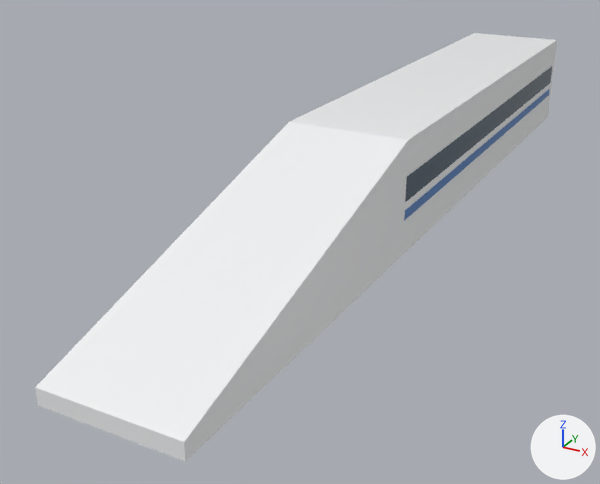
Two versions of the FBX model unity/Assets/Models/Vehicles/23/0_far.fbx, one commit apart.
Camera for both pictures: a 50 mm lens placed at (8.8, -21.5, 9.5), pointed at (-1.8, -2.1, -0.1). Lighting does not change. The marker at lower right points along +X, +Y and +Z. The older version comes first. Where no turn or scale is listed for an object, it has been applied to the vertices.

Objects in the first picture: '23_0_far'.
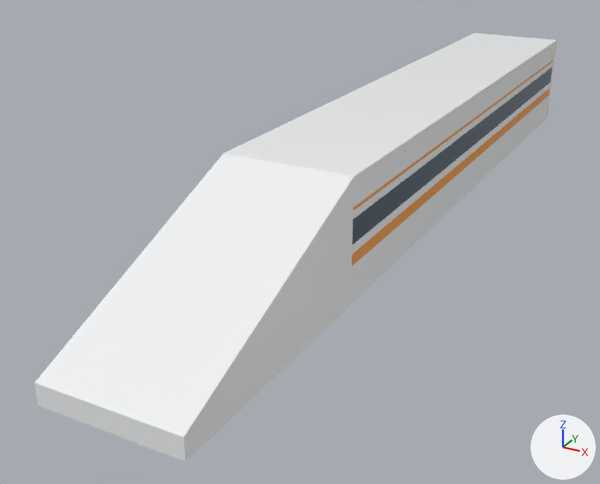
Scene script edits in JSON lines:
```json
{"op": "add", "block": "mat_prop_hsorange", "code": ["mat_prop_hsorange = principled_material('PROP_HsOrange')", "mat_prop_hsorange.base_color = (0.95, 0.33, 0.01)  # orange #f99b19", "mat_prop_hsorange.roughness = 0.3"]}
{"block": "me_23_0_far", "where": "# used by ob_23_0_far; location = (0.0, 0.0, 0.0)"}
{"block": "me_23_0_far", "where": "# verts and faces of me_23_0_far; kept vertices keep their numbers, new ones are numbered from 26"}
{"block": "me_23_0_far", "where": "# before: 3 (-1.7, -3.0, 3.7) at pixel (288, 121), 4 (-1.7, -12.5, 1.0) at pixel (35, 387), 8 (1.7, -3.0, 3.7) at pixel (408, 139), 9 (1.7, -12.5, 1.0) at pixel (184, 442), 10 (-1.7, -3.0, 2.0)"}
{"block": "me_23_0_far", "where": "# before: 13 (-1.7, -3.0, 2.7), 14 (-1.7, -3.0, 1.5), 17 (-1.7, -3.0, 1.8), 18 (1.7, -3.0, 2.0) at pixel (405, 202), 21 (1.7, -3.0, 2.7) at pixel (406, 176)"}
{"block": "me_23_0_far", "where": "# before: 22 (1.7, -3.0, 1.5) at pixel (404, 220), 25 (1.7, -3.0, 1.8) at pixel (404, 210)"}
{"op": "remove", "block": "me_23_0_far", "code": "me_23_0_far.from_pydata(...)  # 26 vertices, 10 faces; spans x -1.7..1.7, y -12.5..12.5, z 0.5..3.7"}
{"op": "add", "block": "me_23_0_far", "code": "me_23_0_far.from_pydata(...)  # 34 vertices, 12 faces; spans x -1.7..1.7, y -12.5..12.5, z 0.5..3.7"}
{"block": "me_23_0_far", "change": "me_23_0_far part 1"}
{"op": "add", "block": "me_23_0_far", "code": "for i in [3, 8, 13, 14, 17, 21, 22, 25]: verts[i] += (0.0, -3.1, 0.0)"}
{"op": "add", "block": "me_23_0_far", "code": "verts[4] = (-1.7, -12.5, 1.1)  # moved, pixel (34, 382)"}
{"op": "add", "block": "me_23_0_far", "code": "verts[9] = (1.7, -12.5, 1.1)  # moved, pixel (183, 437)"}
{"op": "add", "block": "me_23_0_far", "code": "verts[10] = (-1.7, -6.1, 2.1)  # moved"}
{"op": "add", "block": "me_23_0_far", "code": "verts[18] = (1.7, -6.1, 2.1)  # moved, pixel (352, 244)"}
{"op": "add", "block": "me_23_0_far", "code": "verts[26] = (-1.7, -6.1, 2.9)"}
{"op": "add", "block": "me_23_0_far", "code": "verts[27] = (-1.7, -6.1, 2.9)"}
{"op": "add", "block": "me_23_0_far", "code": "verts[28] = (1.7, -6.1, 2.9)  # pixel (353, 210)"}
{"op": "add", "block": "me_23_0_far", "code": "verts[29] = (1.7, -6.1, 2.9)  # pixel (353, 207)"}
{"op": "add", "block": "me_23_0_far", "code": "for new, old in zip([*range(30, 34)], [*range(26, 30)]): verts[new] = verts[old] + (0.0, 18.3, 0.0)"}
{"op": "add", "block": "me_23_0_far", "code": "faces += [(26, 27, 31, 30), (28, 32, 33, 29)]  # mat_prop_hsorange (orange #f99b19)"}
{"block": "me_23_0_far", "change": "me_23_0_far part 2: 2 faces spanning x -1.7..1.7, y -6.1..12.2, z 1.5..1.8 switch from mat_prop_shinkblue (blue #3876bc) to mat_prop_hsorange (orange #f99b19)"}
```

What differs and where, as boxes (x1, y1, x2, y2) in the pictures (600 x 484 px):
```json
{"part": 1, "of": "me_23_0_far", "change": "built on", "before": [35, 57, 555, 445], "after": [35, 57, 555, 445]}
{"part": 2, "of": "me_23_0_far", "change": "recoloured", "before": [404, 89, 550, 221], "after": [352, 88, 550, 266]}
```
